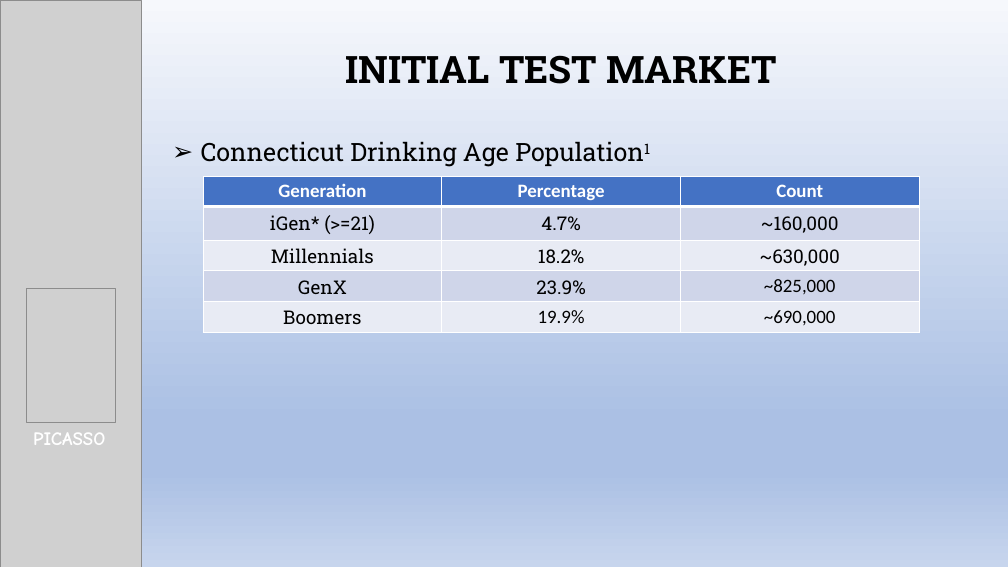
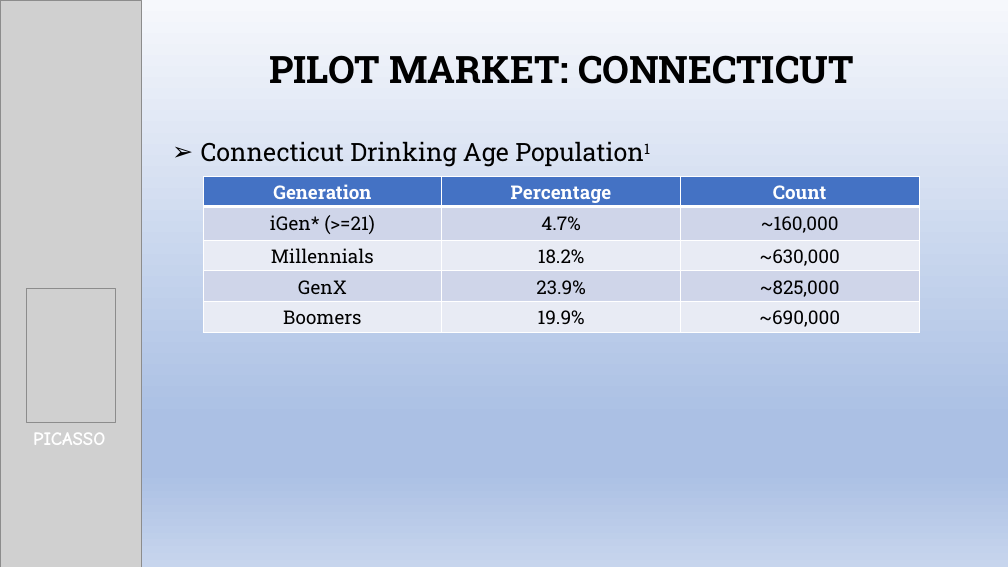
Before and after one commit to kjurekSMU/6306_JKT_Case_Study_1, a slide deck: slide 5 of Beer_Expansion_Project.pptx (slide 4 before the commit). Drawn at 1008x567 pixels with LibreOffice and Linux fonts; fonts in the diff are those of the drawing; grey boxes stand for pictures. Boxes give left, top, right and bottom in pixels: in the first picture for what was removed or moved away, otherwise in the second. Text is boxed around its words. In the diff, an @@ line names an element or a change of style, - is before the commit and + after.

Commit message:
Updated Presentation: 1. Intro wording 2. Maps 3. Added IN / IL info

```diff
--- a/Beer_Expansion_Project.pptx
+++ b/Beer_Expansion_Project.pptx
@@ title at <box>269,55,853,84</box>: text changed @@
-INITIAL TEST MARKET
+PILOT MARKET: CONNECTICUT
@@ table at <box>203,176,920,332</box> @@
@@ font Calibri to Roboto Slab in "Generation", "Percentage", "Count", "~825,000" and 2 more places @@
```
Also in this commit, not shown: 7 other slides changed, 5 slides added.
